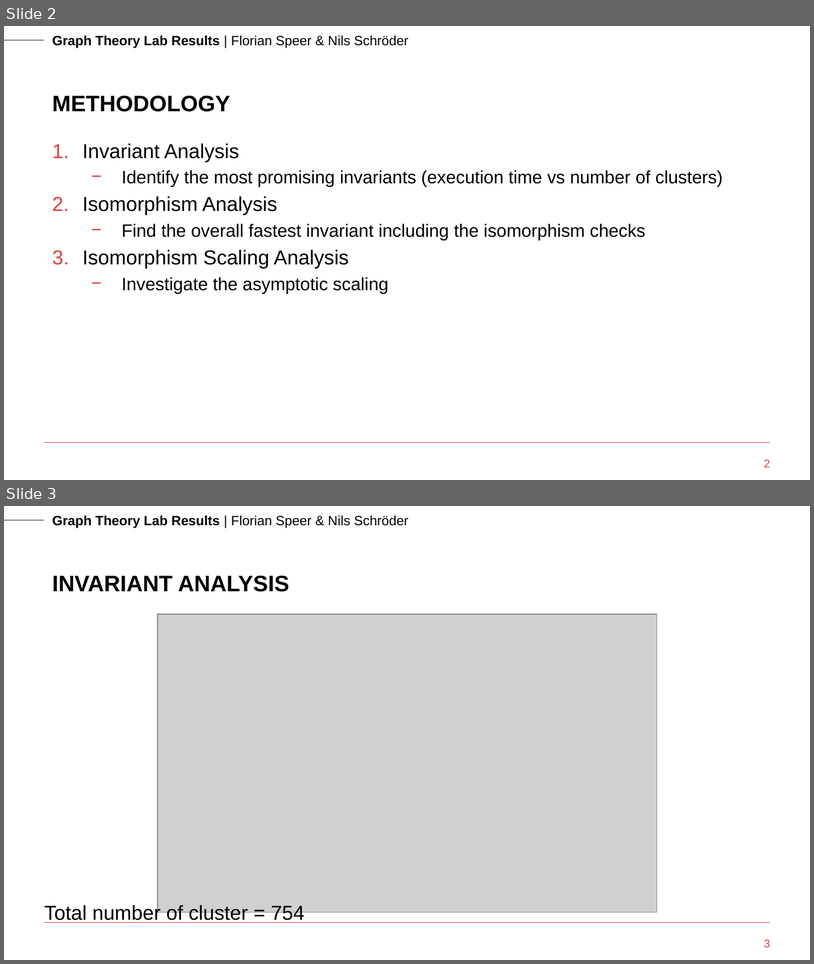
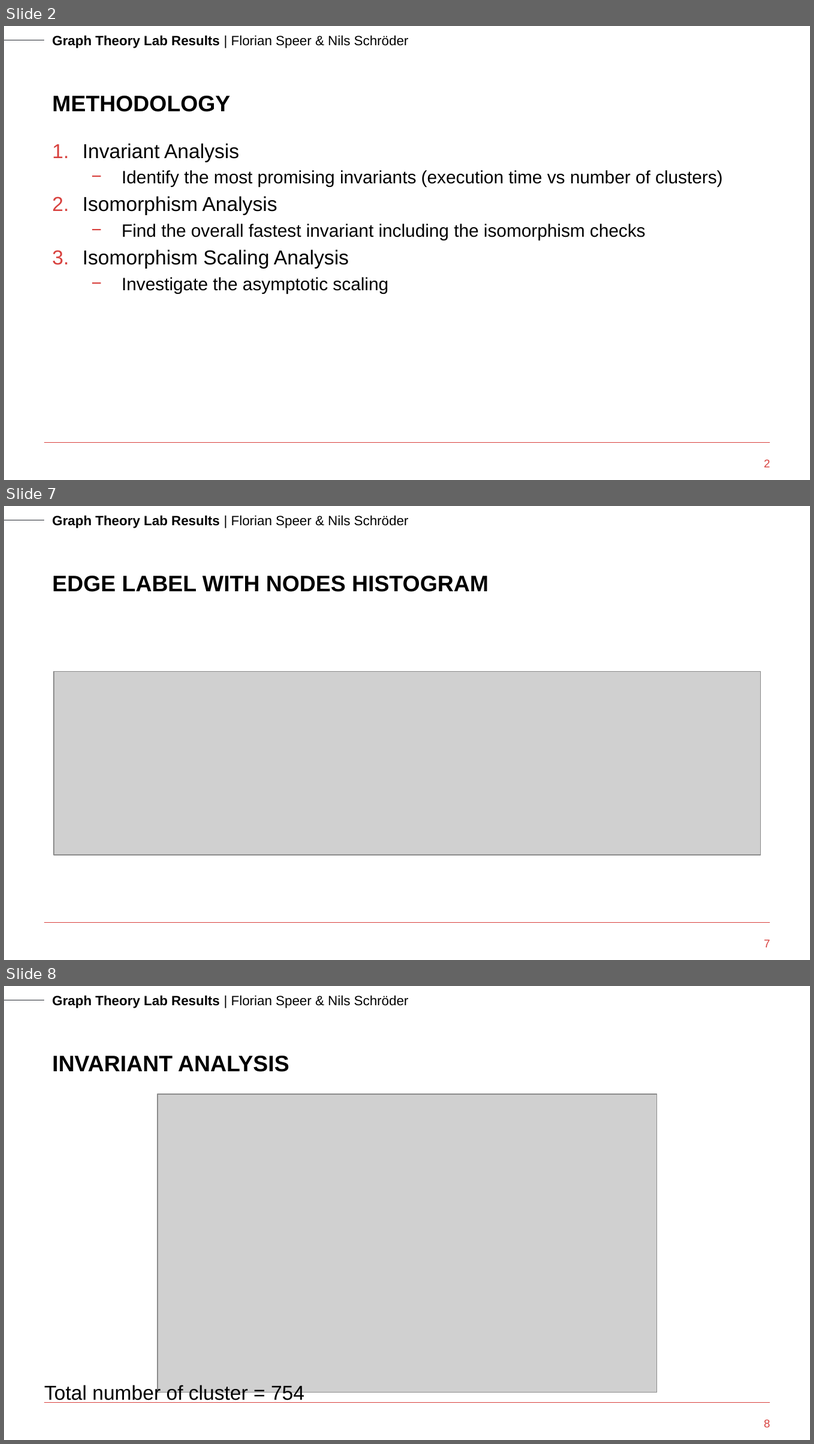
Before and after one commit to nils-schroeder/graph_theory_course, a slide deck: presentation/Graph Theory - Florian Speer + Nils Schröder.pptx. Shown one above the other, each under a label of ours: slides 2 and 3 before the commit, slides 2, 7 and 8 after it; the slides between them are not shown. The pictures are 814x964 and 814x1444 pixels, drawn with LibreOffice and Linux fonts; fonts in the diff are those of the drawing; grey boxes stand for pictures; background and template pictures are left out. Boxes give left, top, right and bottom in pixels: in the first picture for what was removed or moved away, otherwise in the second. Text is boxed around its words. In the diff, an @@ line names an element or a change of style, - is before the commit and + after.

```diff
--- a/presentation/Graph Theory - Florian Speer + Nils Schröder.pptx
+++ b/presentation/Graph Theory - Florian Speer + Nils Schröder.pptx
@@ slide 7 added at <box>4,506,810,960</box>, background #FFFFFF; not listed: 3 template elements that a slide beside it also shows @@
@@ title added at <box>52,576,489,592</box>, 20 pt, text #000000, bold @@
+EDGE LABEL WITH NODES HISTOGRAM
@@ picture added at <box>54,672,761,855</box> @@
@@ page number added at <box>764,939,770,947</box>, 10 pt, text #D8413E @@
+7
@@ what was slide 3 is now slide 8 @@
@@ page number at <box>764,1419,770,1427</box>: text changed @@
-3
+8
```
Also in this commit, not shown: 1 slide changed, 4 other slides added, 1 other file.
